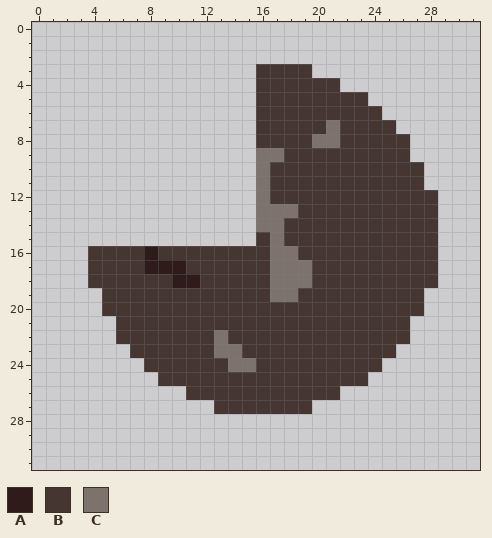
One commit to this pixel-art sprite: assets/img/rock_asteroid2.png. This is how it looked before the edit.
The file is 32x32 pixels.
Palette (. is transparent): A #2f1b1a  B #453631  C #7d726c
Pixels before, first column x 4:
 3 ............BBBB.........
 4 ............BBBBBB.......
 5 ............BBBBBBBB.....
 6 ............BBBBBBBBB....
 7 ............BBBBBCBBBB...
 8 ............BBBBCCBBBBB..
 9 ............CCBBBBBBBBB..
10 ............CBBBBBBBBBBB.
11 ............CBBBBBBBBBBB.
12 ............CBBBBBBBBBBBB
13 ............CCCBBBBBBBBBB
14 ............CCBBBBBBBBBBB
15 ............BCBBBBBBBBBBB
16 BBBBABBBBBBBBCCBBBBBBBBBB
17 BBBBAAABBBBBBCCCBBBBBBBBB
18 BBBBBBAABBBBBCCCBBBBBBBBB
19 .BBBBBBBBBBBBCCBBBBBBBBB.
20 .BBBBBBBBBBBBBBBBBBBBBBB.
21 ..BBBBBBBBBBBBBBBBBBBBB..
22 ..BBBBBBBCBBBBBBBBBBBBB..
23 ...BBBBBBCCBBBBBBBBBBB...
24 ....BBBBBBCCBBBBBBBBB....
25 .....BBBBBBBBBBBBBBB.....
26 .......BBBBBBBBBBB.......
27 .........BBBBBBB.........
After:
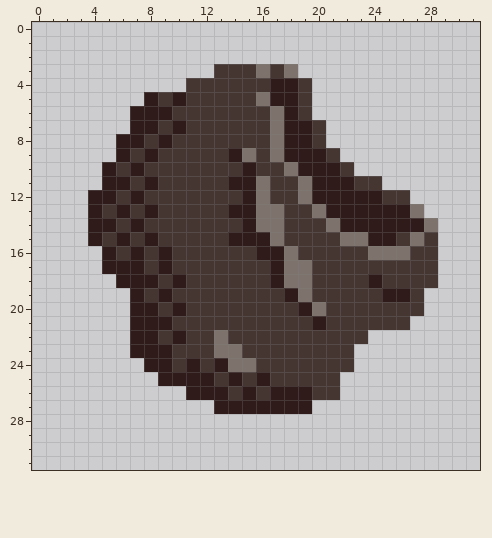
From old to new:
Changed rows in their new state; - is an unchanged pixel.
first column x 4:
 3 ---------BBBC-C.---------
 4 -------BBBBB-AA-..-------
 5 ----ABABBBBBCAA-....-----
 6 ---AAABBBBBB-CA-.....----
 7 ---AABABBBBB-CAA-.....---
 8 --AABABBBBBB-CAAB......--
 9 --ABABBBBBACB-AAA-.....--
10 -ABABBBBBBBAB-CAAA-.....-
11 -AABABBBBBAA---CAAA--...-
12 AABABBBBBBBA---CAAAAA--..
13 ABABABBBBBAA--B-CAAAAAAC.
14 AABABBBBBBBA-----CAAAAAAC
15 ABABABBBBBAAA-----CCAA-C-
16 .A-ABA------AA------CCC--
17 .AAAB-B------A-----------
18 ..AAA--B-----A------A----
19 -..A-A-------BAC-----AA--
20 -..AA-A--------AC--------
21 --.AAA----------A--------
22 --.AA-A-------------...--
23 ---AAA-------------...---
24 ----AA-A-A---------..----
25 -----AAAA-A-A-----..-----
26 -------AAA-A-AAA---------
27 ---------AAAAAAA---------
